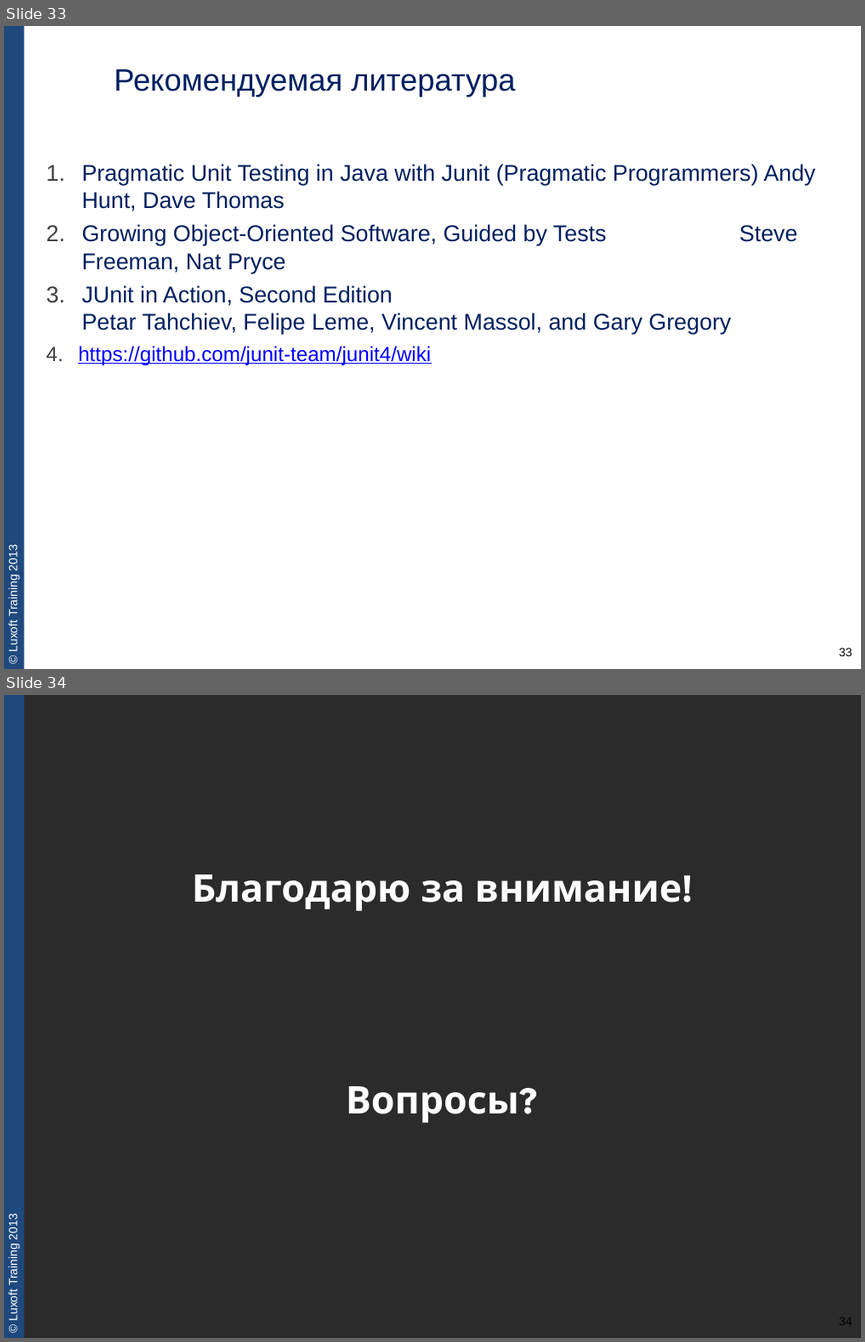
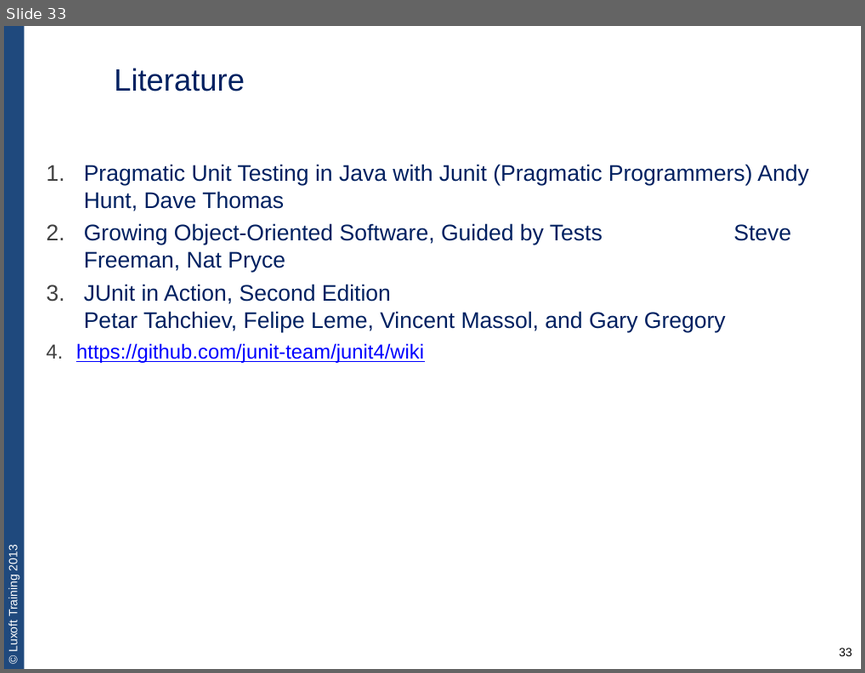
Before and after one commit to team3/lux-trainings-all, a slide deck: JVA-011. unit-testing-with-junit/JVA-011-lecture1-unit-testing-basics.pptx. Shown one above the other, each under a label of ours: slides 33 and 34 before the commit, slide 33 after it. The pictures are 865x1342 and 865x673 pixels, drawn with LibreOffice and Linux fonts; fonts in the diff are those of the drawing; background and template pictures are left out; a plain dark background stands for a picture behind light text. Boxes give left, top, right and bottom in pixels: in the first picture for what was removed or moved away, otherwise in the second. Text is boxed around its words. In the diff, an @@ line names an element or a change of style, - is before the commit and + after.

```diff
--- a/JVA-011. unit-testing-with-junit/JVA-011-lecture1-unit-testing-basics.pptx
+++ b/JVA-011. unit-testing-with-junit/JVA-011-lecture1-unit-testing-basics.pptx
@@ slide 34 removed at (4,695,861,1338), background picture (left out); not listed: 2 template elements that a slide beside it also shows @@
@@ text removed at (192,874,681,911) @@
-Благодарю за внимание!
@@ text removed at (346,1086,519,1123) @@
-Вопросы?
@@ page number removed at (839,1317,852,1325) @@
-34
@@ slide 33 changed as well @@
@@ text at (114,68,245,91): text changed @@
-Рекомендуемая литература
+Literature
@@ text "Pragmatic Unit Testing in Java ..." at (76,164,808,363): size 19.2 to 19 pt in "Pragmatic Unit Testing in Java with Junit ...", "Growing Object-Oriented Software, Guided by Tests Steve ...", "JUnit in Action, Second Edition Petar Tahchiev, ..."; size 17.3 to 17 pt in "https://github.com/junit-team/junit4/wiki"; indent changed @@
```
Also in this commit, not shown: 31 other slides changed, 1 other file.
